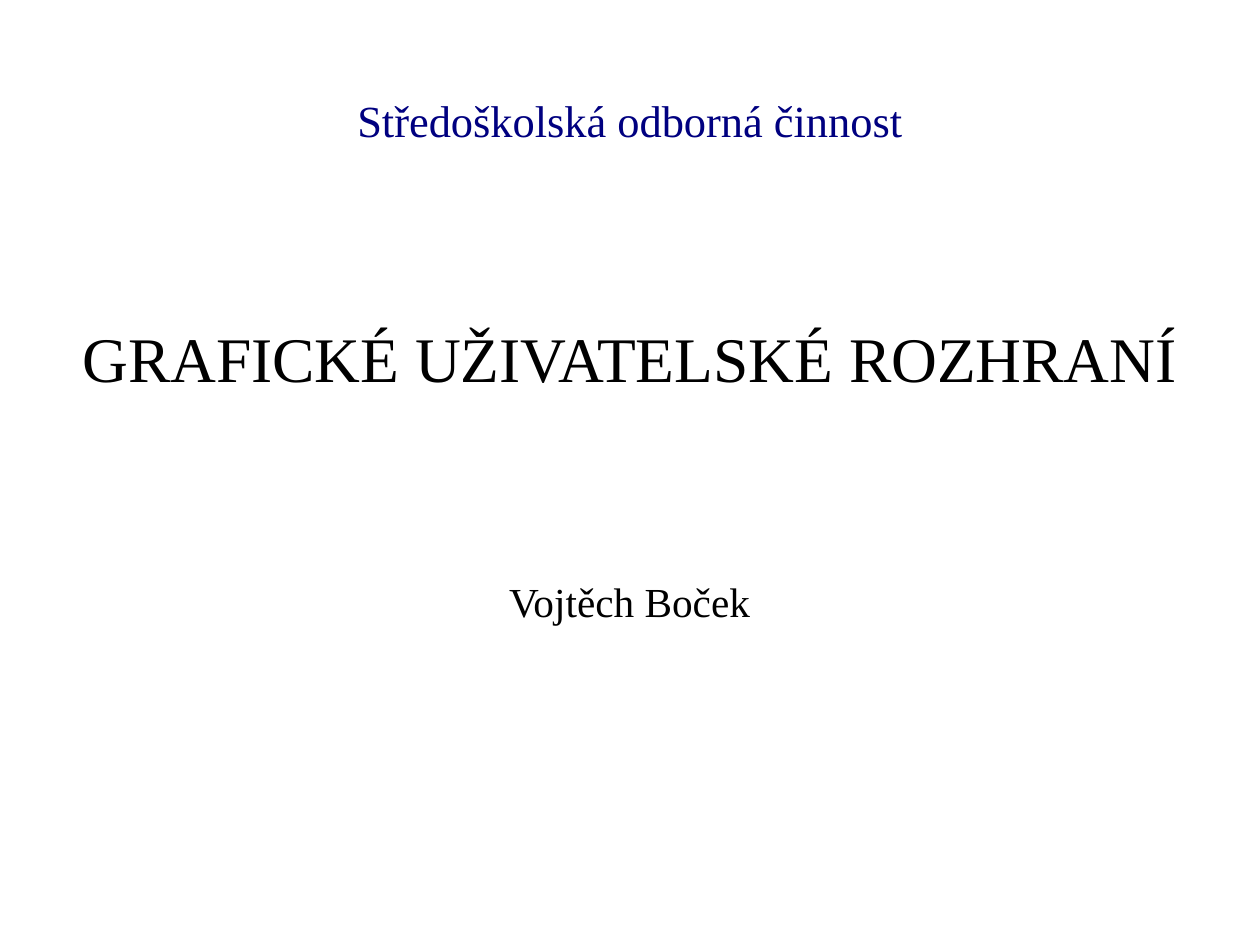
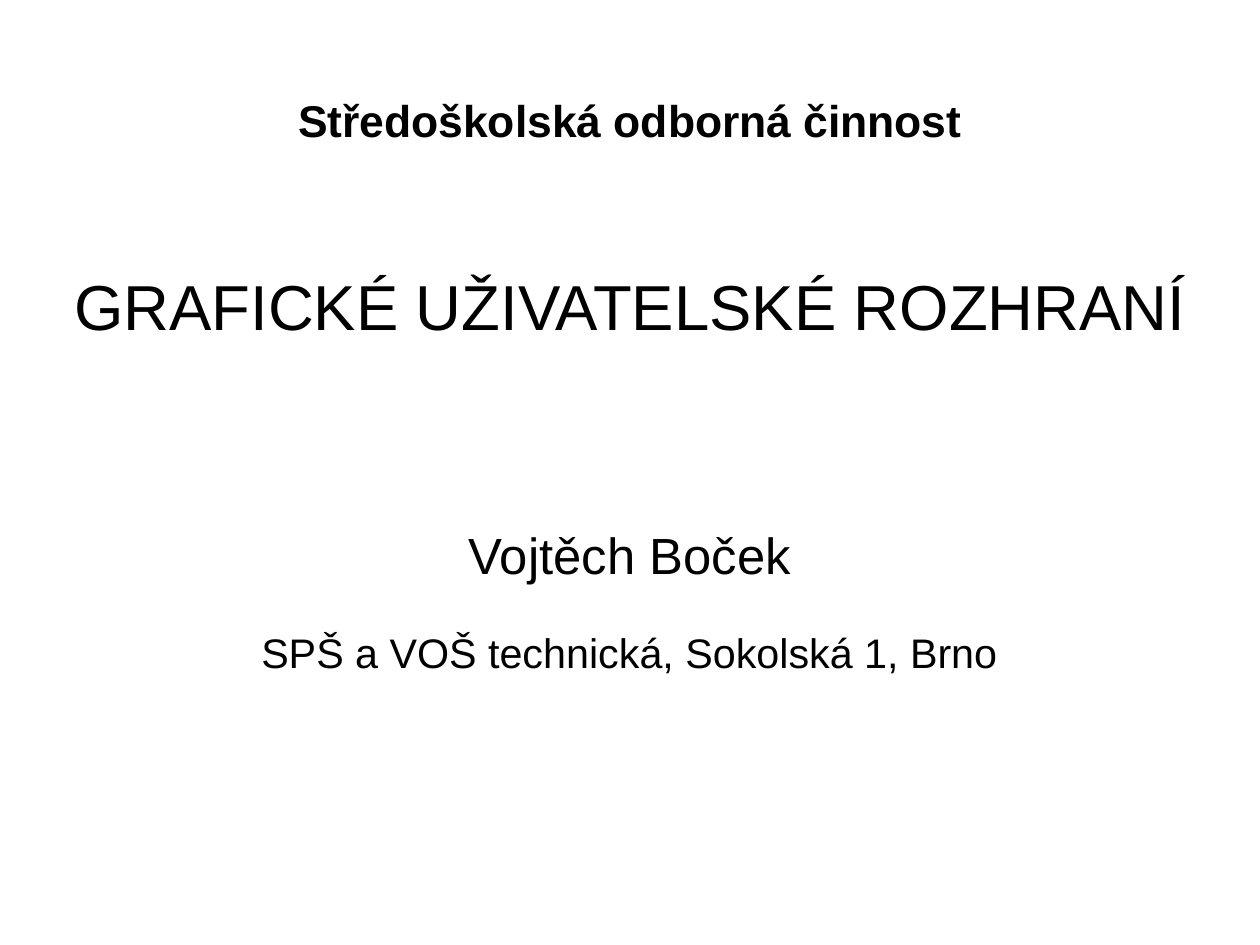
Before and after one commit to Tasssadar/soc, a slide deck: slide 1 of prezentace.ppt. Drawn at 1260x945 pixels with LibreOffice and Linux fonts; fonts in the diff are those of the drawing; background and template pictures are left out. Boxes give left, top, right and bottom in pixels: in the first picture for what was removed or moved away, otherwise in the second. Text is boxed around its words. In the diff, an @@ line names an element or a change of style, - is before the commit and + after.

```diff
--- a/prezentace.ppt
+++ b/prezentace.ppt
@@ title "Středoškolská odborná činnost" at [298,103,962,138]: font Times New Roman to Arial, text colour #000080 to #000000, bold on @@
@@ subtitle at [74,280,1185,585]: font Times New Roman to Arial in "GRAFICKÉ UŽIVATELSKÉ ROZHRANÍ", "Vojtěch Boček"; size 26 to 32 pt in "Vojtěch Boček"; indent changed @@
@@ subtitle at [261,635,997,674]: paragraph added @@
+SPŠ a VOŠ technická, Sokolská 1, Brno
```
Also in this commit, not shown: 2 other slides changed, 6 slides added, 2 slides removed.
